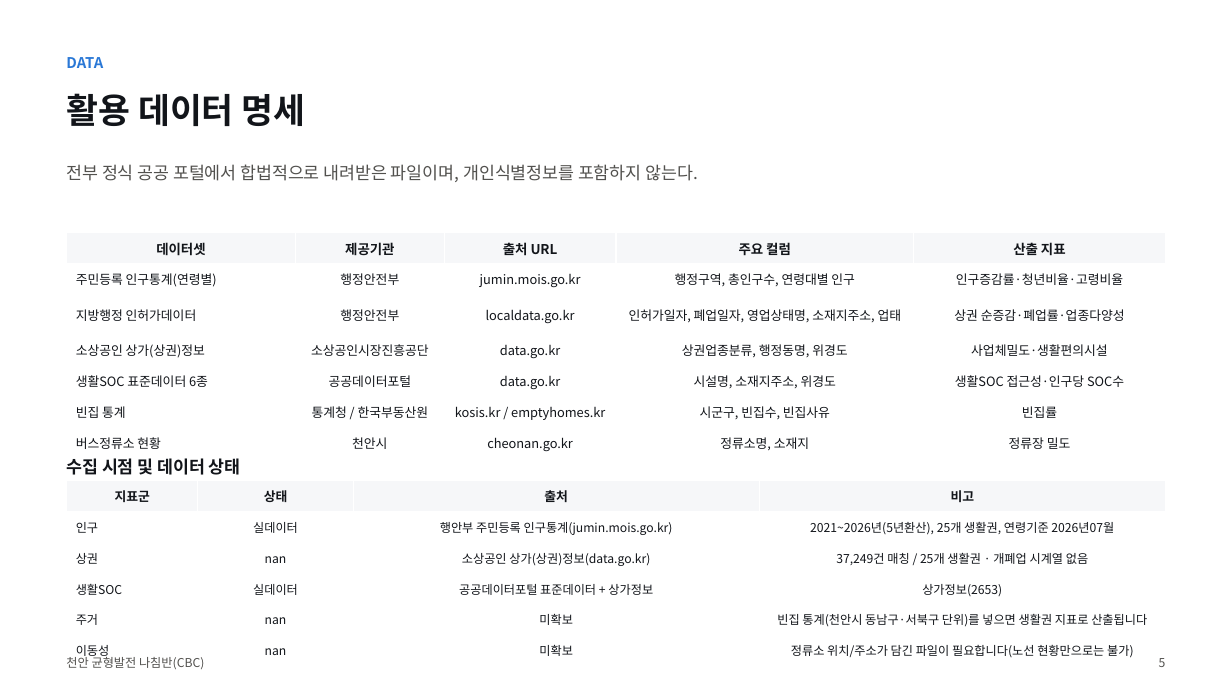
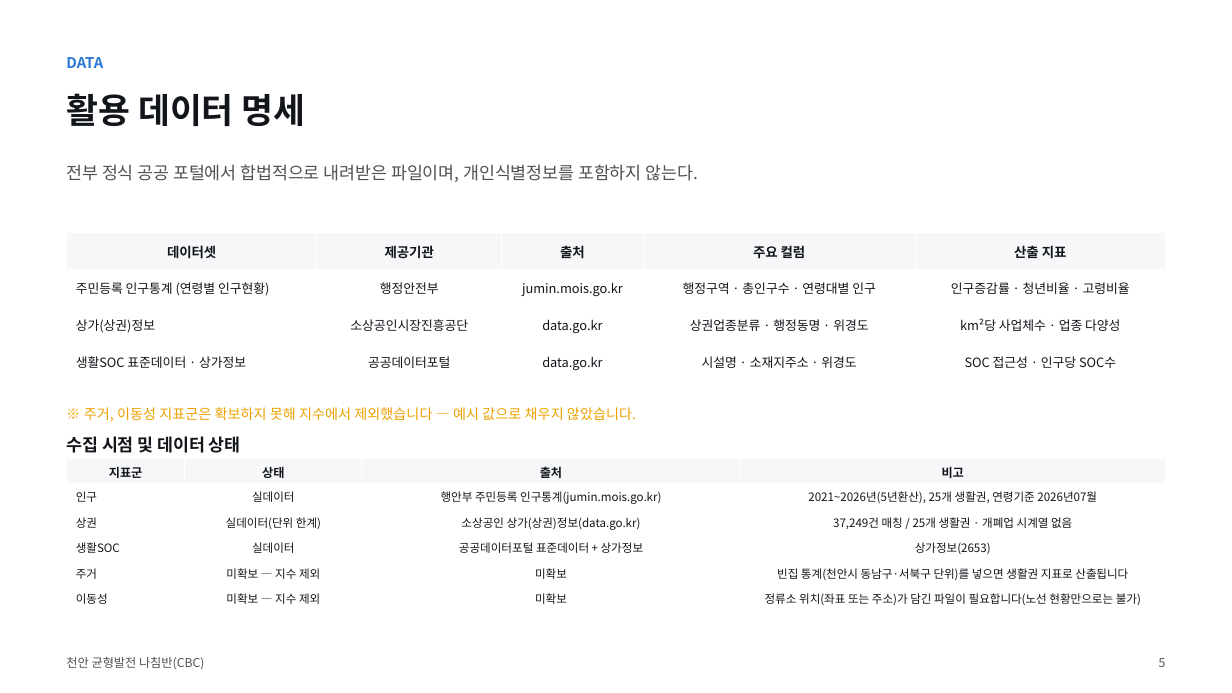
Before and after one commit to BioCode67/2026-AI-, a slide deck: slide 6 of deliverables/기획서_천안균형발전나침반_CBC.pptx. Drawn at 1232x693 pixels with LibreOffice and Linux fonts; fonts in the diff are those of the drawing. Boxes give left, top, right and bottom in pixels: in the first picture for what was removed or moved away, otherwise in the second. Text is boxed around its words. In the diff, an @@ line names an element or a change of style, - is before the commit and + after.

```diff
--- a/deliverables/기획서_천안균형발전나침반_CBC.pptx
+++ b/deliverables/기획서_천안균형발전나침반_CBC.pptx
@@ table at box(67, 233, 1165, 381) @@
-row 1: 데이터셋 | 제공기관 | 출처 URL | 주요 컬럼 | 산출 지표
-row 2: 주민등록 인구통계(연령별) | 행정안전부 | jumin.mois.go.kr | 행정구역, 총인구수, 연령대별 인구 | 인구증감률·청년비율·고령비율
-row 3: 지방행정 인허가데이터 | 행정안전부 | localdata.go.kr | 인허가일자, 폐업일자, 영업상태명, 소재지주소, 업태 | 상권 순증감·폐업률·업종다양성
-row 4: 소상공인 상가(상권)정보 | 소상공인시장진흥공단 | data.go.kr | 상권업종분류, 행정동명, 위경도 | 사업체밀도·생활편의시설
-row 5: 생활SOC 표준데이터 6종 | 공공데이터포털 | data.go.kr | 시설명, 소재지주소, 위경도 | 생활SOC 접근성·인구당 SOC수
-row 6: 빈집 통계 | 통계청 / 한국부동산원 | kosis.kr / emptyhomes.kr | 시군구, 빈집수, 빈집사유 | 빈집률
-row 7: 버스정류소 현황 | 천안시 | cheonan.go.kr | 정류소명, 소재지 | 정류장 밀도
+row 1: 데이터셋 | 제공기관 | 출처 | 주요 컬럼 | 산출 지표
+row 2: 주민등록 인구통계 (연령별 인구현황) | 행정안전부 | jumin.mois.go.kr | 행정구역 · 총인구수 · 연령대별 인구 | 인구증감률 · 청년비율 · 고령비율
+row 3: 상가(상권)정보 | 소상공인시장진흥공단 | data.go.kr | 상권업종분류 · 행정동명 · 위경도 | km²당 사업체수 · 업종 다양성
+row 4: 생활SOC 표준데이터 · 상가정보 | 공공데이터포털 | data.go.kr | 시설명 · 소재지주소 · 위경도 | SOC 접근성 · 인구당 SOC수
@@ text added at box(84, 407, 636, 422), 11 pt, text #EDA100 @@
+※ 주거, 이동성 지표군은 확보하지 못해 지수에서 제외했습니다 — 예시 값으로 채우지 않았습니다.
@@ text "수집 시점 및 데이터 상태": place and size @@
-text "수집 시점 및 데이터 상태" at box(66, 458, 241, 475)
+text "수집 시점 및 데이터 상태" at box(66, 436, 241, 453)
@@ table at box(67, 458, 1165, 612) @@
-row 3, column 2: nan
+row 3, column 2: 실데이터(단위 한계)
-row 5, column 2: nan
+row 5, column 2: 미확보 — 지수 제외
-row 6, column 2: nan
+row 6, column 2: 미확보 — 지수 제외
-row 6, column 4: 정류소 위치/주소가 담긴 파일이 필요합니다(노선 현황만으로는 불가)
+row 6, column 4: 정류소 위치(좌표 또는 주소)가 담긴 파일이 필요합니다(노선 현황만으로는 불가)
@@ size 10 to 9.5 pt in "지표군", "상태", "출처", "비고" @@
@@ size 9.5 to 9 pt in "인구", "실데이터", "행안부 주민등록 인구통계(jumin.mois.go.kr)", "2021~2026년(5년환산), 25개 생활권, 연령기준 2026년07월" and 12 more places @@
@@ table: place and size @@
-table at box(67, 481, 1166, 666)
+table at box(67, 458, 1165, 612)
```
Also in this commit, not shown: 12 other slides changed, 1 slide added, 4 other files.
